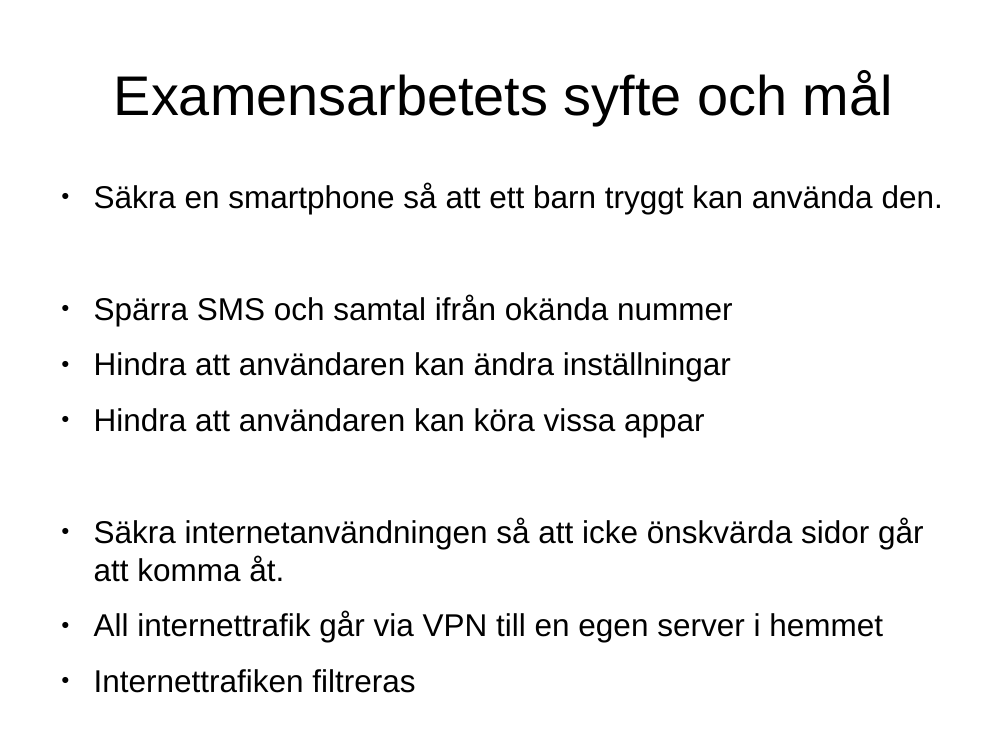
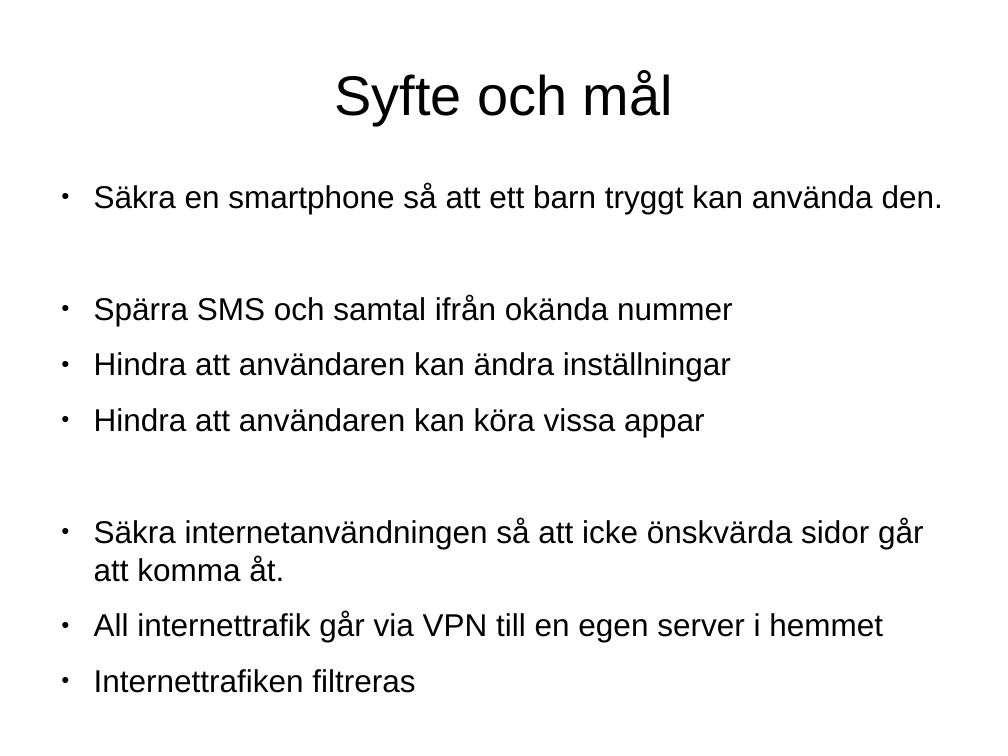
Before and after one commit to obidobanobi/documents, a slide deck: slide 3 of ParanoidPresentation.odp. Drawn at 1008x756 pixels with LibreOffice and Linux fonts; fonts in the diff are those of the drawing. Boxes give left, top, right and bottom in pixels: in the first picture for what was removed or moved away, otherwise in the second. Text is boxed around its words. In the diff, an @@ line names an element or a change of style, - is before the commit and + after.

```diff
--- a/ParanoidPresentation.odp
+++ b/ParanoidPresentation.odp
@@ title at [335, 71, 673, 125]: text changed @@
-Examensarbetets syfte och mål
+Syfte och mål
```
Also in this commit, not shown: 4 other slides changed.
